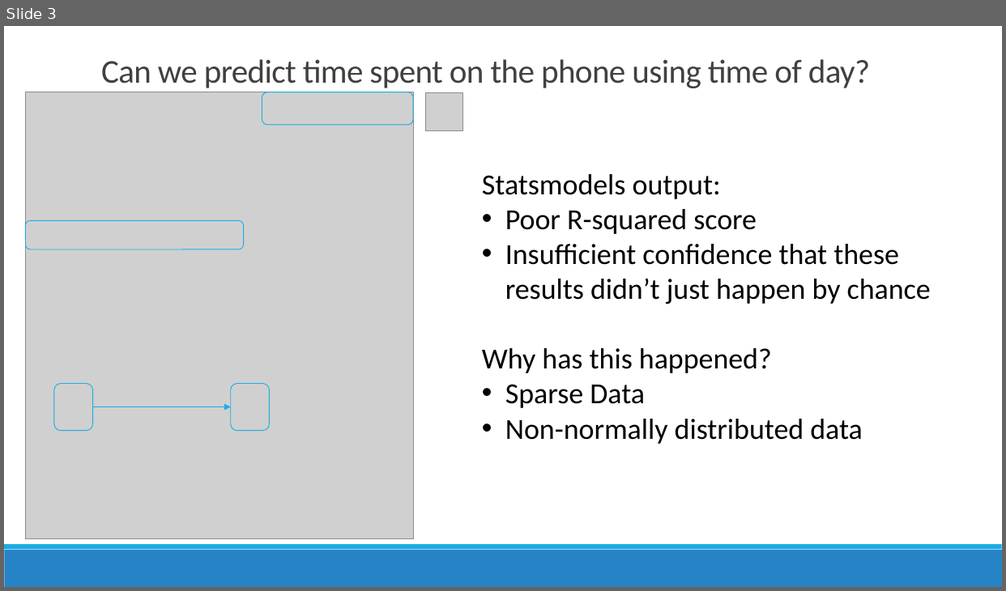
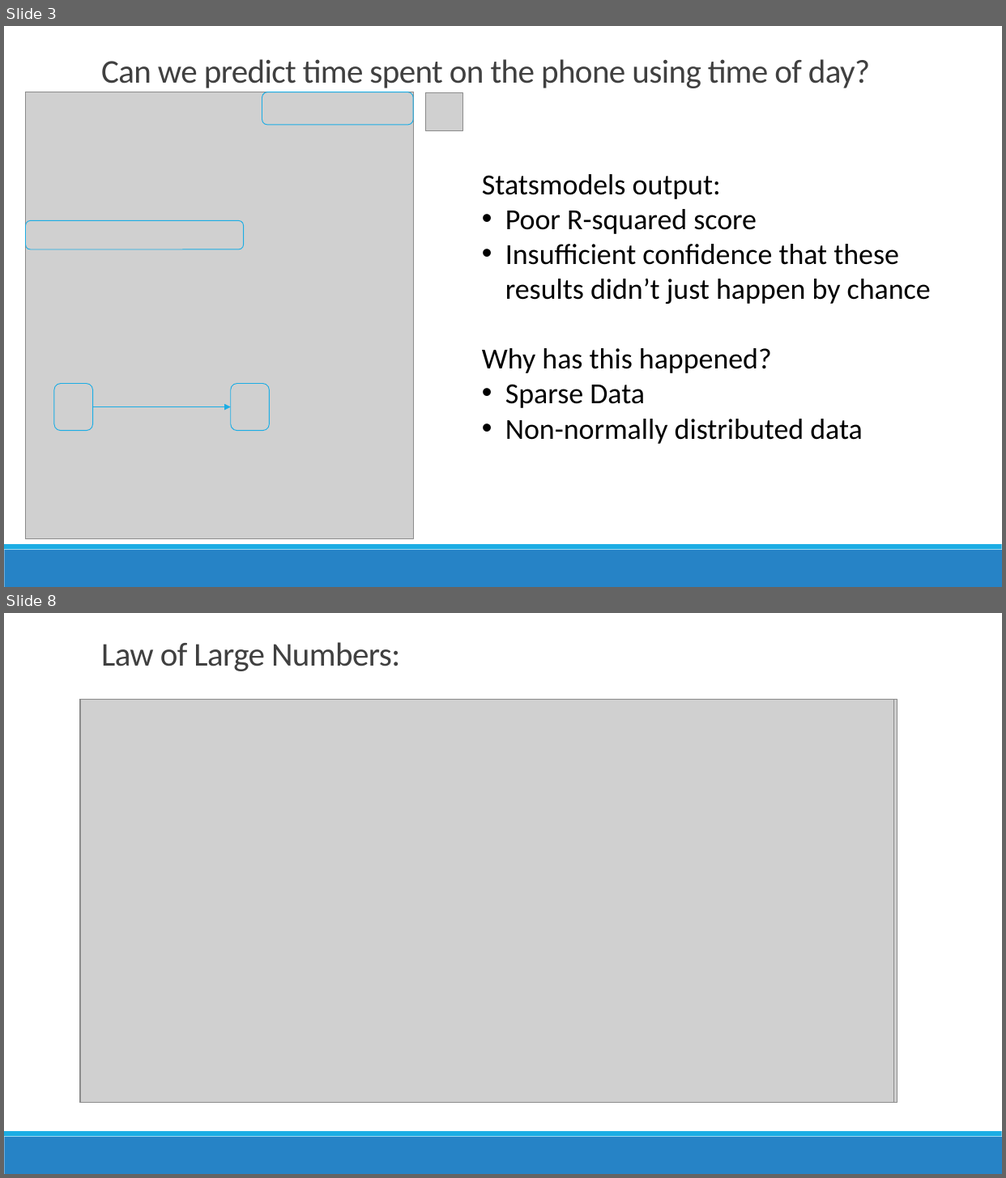
Before and after one commit to conditg/predicting-disruption, a slide deck: Capstone.pptx. Shown one above the other, each under a label of ours: slide 3 before the commit, slides 3 and 8 after it; the slides between them are not shown. The pictures are 1006x591 and 1006x1178 pixels, drawn with LibreOffice and Linux fonts; fonts in the diff are those of the drawing; grey boxes stand for pictures. Boxes give left, top, right and bottom in pixels: in the first picture for what was removed or moved away, otherwise in the second. Text is boxed around its words. In the diff, an @@ line names an element or a change of style, - is before the commit and + after.

```diff
--- a/Capstone.pptx
+++ b/Capstone.pptx
@@ slide 8 added at box(4, 613, 1002, 1174), background #FFFFFF; not listed: 2 template elements that a slide beside it also shows @@
@@ title added at box(101, 642, 400, 671), 32 pt, text #404040 @@
+Law of Large Numbers:
@@ picture added at box(79, 699, 897, 1102) @@
@@ picture added at box(80, 699, 894, 1102) @@
@@ picture added at box(81, 699, 892, 1102) @@
@@ picture added at box(81, 699, 889, 1102) @@
@@ picture added at box(83, 699, 882, 1102) @@
@@ rectangle added at box(74, 749, 937, 761), fill #FFFFFF, outline #FFFFFF 1.25 pt @@
```
Also in this commit, not shown: 2 slides changed, 4 other slides added, 2 slides removed, 2 other files.
